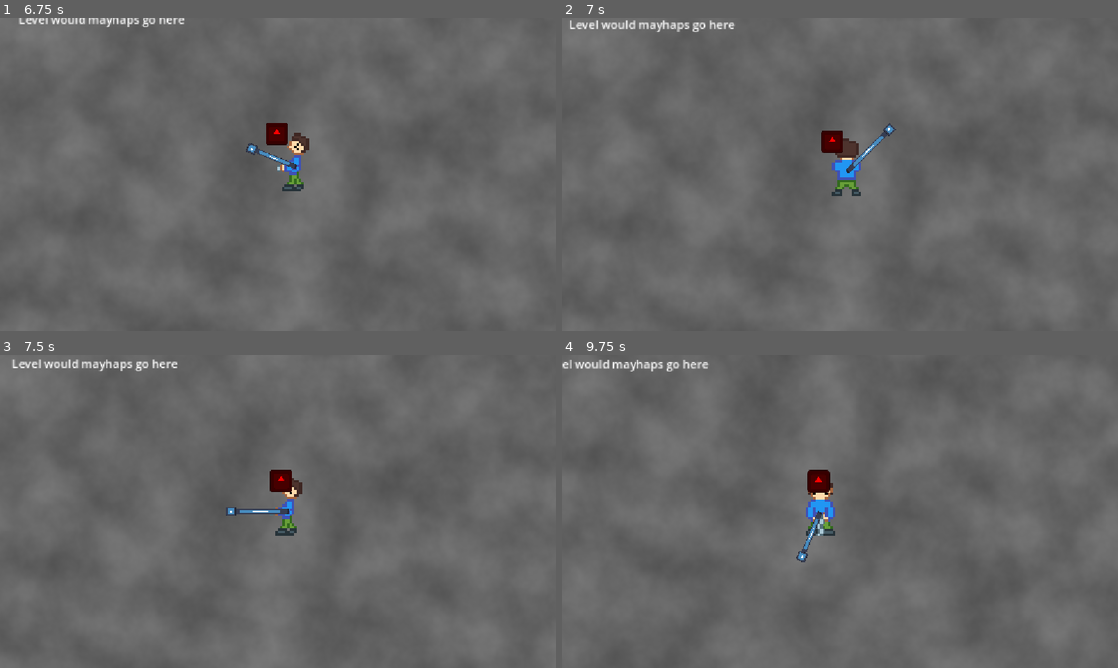
Above: before the commit, frames 1-4 (two rows, left to right).
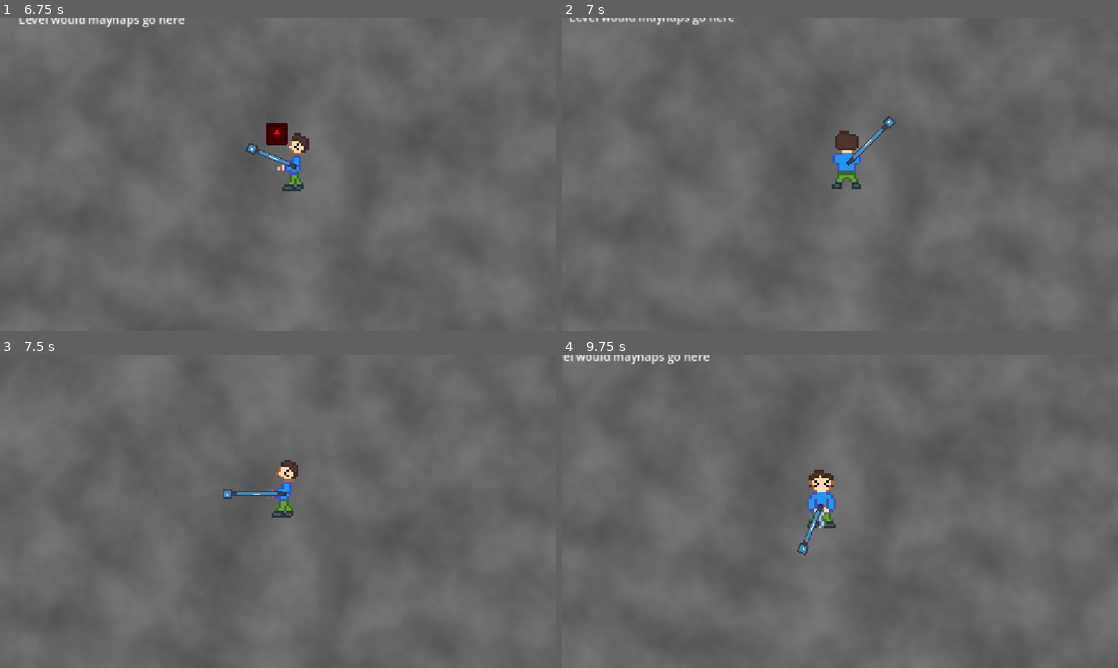
Above: after the commit, the same moments.

Repository: butteredsaltedtoast/super-miku-ball
Game: Godot game, scene res://levels/main_arena.tscn
The game is run twice, just before and just after one commit, with the same random seed, the same clock (stepped at 60 frames per second) and the same inputs. The engine's default icon, where the game draws it, is replaced by a stand-in: a white triangle on a blue panel in a dark square.
Inputs:
- Up to frame 1 (6.75 s): hold Right (arrow_right) 0.53-1.28 s; hold Z (primary) 0.53-1.28 s; hold Down (arrow_down) 1.28-2.03 s; tap Z (primary) every 1.5 s from 1.35 to 5.85 s; hold Right (arrow_right) 2.03-2.78 s; hold Z (primary) 2.03-2.78 s; hold Up (arrow_up) 2.78-3.53 s; hold Z (primary) 3.53-4.28 s; hold Left (arrow_left) 3.53-5.03 s; hold Down (arrow_down) 5.03-5.78 s; hold Z (primary) 5.03-5.78 s; hold Right (arrow_right) 5.78-6.53 s; hold Up (arrow_up) from 6.53 s (still down); hold Z (primary) from 6.53 s (still down)
- Up to frame 2 (7 s): keep holding Up (arrow_up); keep holding Z (primary)
- Up to frame 3 (7.5 s): release Up (arrow_up) at 7.28 s; release Z (primary) at 7.28 s; hold Right (arrow_right) from 7.28 s (still down); tap Z (primary) at 7.35 s
- Up to frame 4 (9.75 s): release Right (arrow_right) at 8.03 s; hold Down (arrow_down) 8.03-8.78 s; hold Z (primary) 8.03-8.78 s; hold Left (arrow_left) 8.78-9.53 s; tap Z (primary) at 8.85 s; hold Up (arrow_up) from 9.53 s (still down); hold Z (primary) from 9.53 s (still down)

Frame 1 is identical in both runs. In frame 2, 1.9% of the frame differs, in the area x 1-61%, y 0-57%; in frame 3, 2.0%; in frame 4, 2.5%, in the area x 0-78%, y 0-90%.

Commit message:
yoyo now deals damage and kills enemies

Diff:
--- a/enemies/enemy.gd
+++ b/enemies/enemy.gd
@@ -1,8 +1,14 @@
 extends CharacterBody2D
 
 const SPEED : float = 100.0
+var hp : float = 100.0
 
 func _physics_process(delta: float) -> void:
 	if GameState.player == null: return
 	velocity = global_position.direction_to(GameState.player.global_position) * SPEED
 	move_and_slide()
+
+func take_damage(damage: float) -> void:
+	hp -= damage
+	if(hp <= 0):
+		queue_free()
--- a/enemies/enemy.tscn
+++ b/enemies/enemy.tscn
@@ -6,7 +6,7 @@
 [sub_resource type="RectangleShape2D" id="RectangleShape2D_7frlh"]
 size = Vector2(46, 46)
 
-[node name="Enemy" type="CharacterBody2D" unique_id=1014679973]
+[node name="Enemy" type="CharacterBody2D" unique_id=1014679973 groups=["enemies"]]
 script = ExtResource("1_7frlh")
 
 [node name="Sprite2D" type="Sprite2D" parent="." unique_id=740641721]
--- /dev/null
+++ b/player/yoyo.gd
@@ -0,0 +1,7 @@
+extends Area2D
+
+
+func _on_body_entered(body: Node2D) -> void:
+	print(body.get_groups())
+	if body.is_in_group("enemies"):
+		body.take_damage(25.0)
--- a/player/yoyo.tscn
+++ b/player/yoyo.tscn
@@ -1,10 +1,12 @@
 [gd_scene format=3 uid="uid://btmp35koj5qr4"]
 
+[ext_resource type="Script" uid="uid://c754nnptievo8" path="res://player/yoyo.gd" id="1_374wj"]
 [ext_resource type="Texture2D" uid="uid://b5qyvup0m8xdj" path="res://icon.svg" id="1_uf76s"]
 
 [sub_resource type="RectangleShape2D" id="RectangleShape2D_o33cc"]
 
 [node name="Yoyo" type="Area2D" unique_id=549741976]
+script = ExtResource("1_374wj")
 
 [node name="Sprite2D" type="Sprite2D" parent="." unique_id=1353460735]
 scale = Vector2(0.15625, 0.15625)
@@ -12,3 +14,5 @@
 
 [node name="CollisionShape2D" type="CollisionShape2D" parent="." unique_id=1351462715]
 shape = SubResource("RectangleShape2D_o33cc")
+
+[connection signal="body_entered" from="." to="." method="_on_body_entered"]
Not shown, added: player/yoyo.gd.uid
